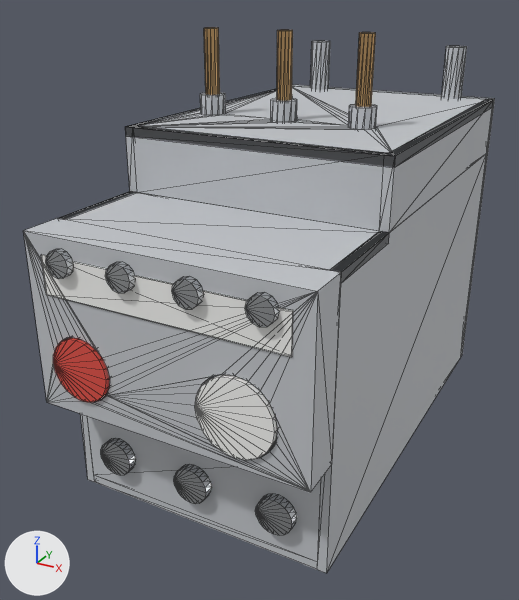
Renders of the glTF model lib/elements/overload-9a-1no1nc/out/overload-9a-1no1nc.glb from each side of a commit.
Camera for both pictures: a camera (50 mm lens) standing at (0.075, -0.1518, 0.0208) and looking at (0.0185, -0.0491, -0.0305). Every picture has the same lights, and +X, +Y and +Z are marked at lower left. The picture after the commit comes second. Mesh edges are drawn as thin lines. Objects named as collision shapes, trigger or cutter boxes, shadow casters or lower levels of detail are left out. Vertices at exactly the same position are counted once.

The older version as bpy lines, for what is in view:
```python
me_aux = bpy.data.meshes.new('aux')
me_aux.from_pydata(...)  # 96 vertices, 176 faces; spans x -0.002..0.0335, y 0.0..0.0012, z -0.002..0.002
me_aux.materials.append(mat_m_zinc)  # light grey #d4d7da
me_body = bpy.data.meshes.new('body')
me_body.from_pydata(...)  # 420 vertices, 808 faces; spans x 0.0..0.045, y -0.0839..0.0, z -0.0576..0.0097
# faces by material slot: [156, 640, 12]
me_body.materials.append(mat_m_cu)  # beige #ddb37c
me_body.materials.append(mat_m_grey_pa)  # light grey #c4c7cb
me_body.materials.append(mat_m_white_pa)  # white #f6f6f3
me_btn_reset = bpy.data.meshes.new('btn-reset')
me_btn_reset.from_pydata(...)  # 64 vertices, 120 faces; spans x -0.005..0.005, y -0.0005..0.006, z -0.005..0.005
me_btn_reset.materials.append(mat_m_red_pa)  # red #e15045
me_dial_fla = bpy.data.meshes.new('dial-fla')
me_dial_fla.from_pydata(...)  # 64 vertices, 120 faces; spans x -0.006..0.006, y -0.0005..0.005, z -0.006..0.006
me_dial_fla.materials.append(mat_m_white_pa)  # white #f6f6f3
me_motor = bpy.data.meshes.new('motor')
me_motor.from_pydata(...)  # 120 vertices, 228 faces; spans x -0.0175..0.0175, y 0.0..0.0015, z -0.003..0.003
me_motor.materials.append(mat_m_zinc)  # light grey #d4d7da
ob_aux = bpy.data.objects.new('aux', me_aux)
ob_aux.location = (0.0067, -0.0849, -0.0141)
ob_body = bpy.data.objects.new('body', me_body)
ob_body.location = (0.0, 0.0, 0.0)
ob_btn_reset = bpy.data.objects.new('btn-reset', me_btn_reset)
ob_btn_reset.location = (0.008, -0.0837, -0.0306)
ob_dial_fla = bpy.data.objects.new('dial-fla', me_dial_fla)
ob_dial_fla.location = (0.034, -0.0837, -0.0306)
ob_motor = bpy.data.objects.new('motor', me_motor)
ob_motor.location = (0.0225, -0.0785, -0.0496)
# also in view: 'main' at (0.0193, -0.042, 0.002)
```
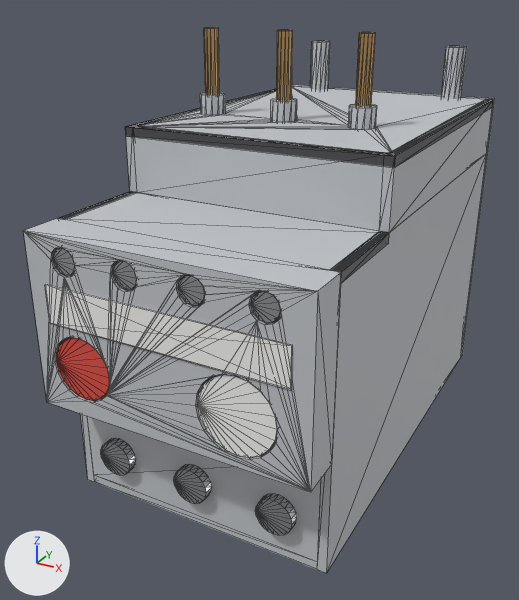
Location of each change, [x1, y1, x2, y2] in pixels of the pictures (519 x 600 px; the box of a moved part takes in the faces that stretch with it):
```json
{"object": "dial-fla", "change": "reshaped", "before": [195, 374, 278, 460], "after": [198, 374, 278, 457]}
{"object": "aux", "change": "moved", "before": [46, 249, 279, 327], "after": [53, 247, 281, 323]}
{"object": "btn-reset", "change": "reshaped", "before": [53, 337, 110, 402], "after": [57, 337, 110, 400], "on screen": "7% narrower"}
{"part": 1, "of": "me_body", "change": "moved or reshaped", "before": [41, 255, 293, 357], "after": [45, 285, 293, 390]}
{"part": 2, "of": "me_body", "change": "added", "after": [23, 231, 318, 492]}
```

Edits to the scene script, one JSON object a line:
```json
{"block": "me_body", "where": "# used by ob_body; location = (0.0, 0.0, 0.0)"}
{"op": "remove", "block": "me_body", "code": "me_body.from_pydata(...)  # 420 vertices, 808 faces; spans x 0.0..0.045, y -0.0839..0.0, z -0.0576..0.0097"}
{"op": "add", "block": "me_body", "code": "me_body.from_pydata(...)  # 524 vertices, 1012 faces; spans x 0.0..0.045, y -0.0839..0.0, z -0.0576..0.0097"}
{"block": "me_body", "change": "me_body part 1: the loose piece of 8 vertices spanning x 0.003..0.042, y -0.0839..-0.0837, z -0.0196..-0.0136 is moved by (0.0, 0.0, -0.0045)"}
{"block": "me_body", "change": "me_body part 2: 96 vertices added at x 0.0046..0.0404, y -0.0837..-0.0822, z -0.0163..-0.0119"}
{"block": "me_body", "change": "other edits to the shape of me_body do not show in these pictures"}
{"block": "me_btn_reset", "where": "# used by ob_btn_reset; location = (0.008, -0.0837, -0.0306)"}
{"op": "remove", "block": "me_btn_reset", "code": "me_btn_reset.from_pydata(...)  # 64 vertices, 120 faces; spans x -0.005..0.005, y -0.0005..0.006, z -0.005..0.005"}
{"op": "add", "block": "me_btn_reset", "code": "me_btn_reset.from_pydata(...)  # 64 vertices, 120 faces; spans x -0.005..0.005, y 0.0002..0.006, z -0.005..0.005"}
{"block": "me_btn_reset", "change": "me_btn_reset part 3: all 20 vertices in x -0.005..0.005, y -0.0005, z -0.005..0.005 are moved by (0.0, 0.0007, 0.0)"}
{"block": "me_dial_fla", "where": "# used by ob_dial_fla; location = (0.034, -0.0837, -0.0306)"}
{"op": "remove", "block": "me_dial_fla", "code": "me_dial_fla.from_pydata(...)  # 64 vertices, 120 faces; spans x -0.006..0.006, y -0.0005..0.005, z -0.006..0.006"}
{"op": "add", "block": "me_dial_fla", "code": "me_dial_fla.from_pydata(...)  # 64 vertices, 120 faces; spans x -0.006..0.006, y 0.0002..0.005, z -0.006..0.006"}
{"block": "me_dial_fla", "change": "me_dial_fla part 4: all 20 vertices in x -0.006..0.006, y -0.0005, z -0.006..0.006 are moved by (0.0, 0.0007, 0.0)"}
{"op": "set", "path": "ob_aux.location", "old": "(0.0067, -0.0849, -0.0141)", "new": "(0.0067, -0.0835, -0.0141)"}
```
